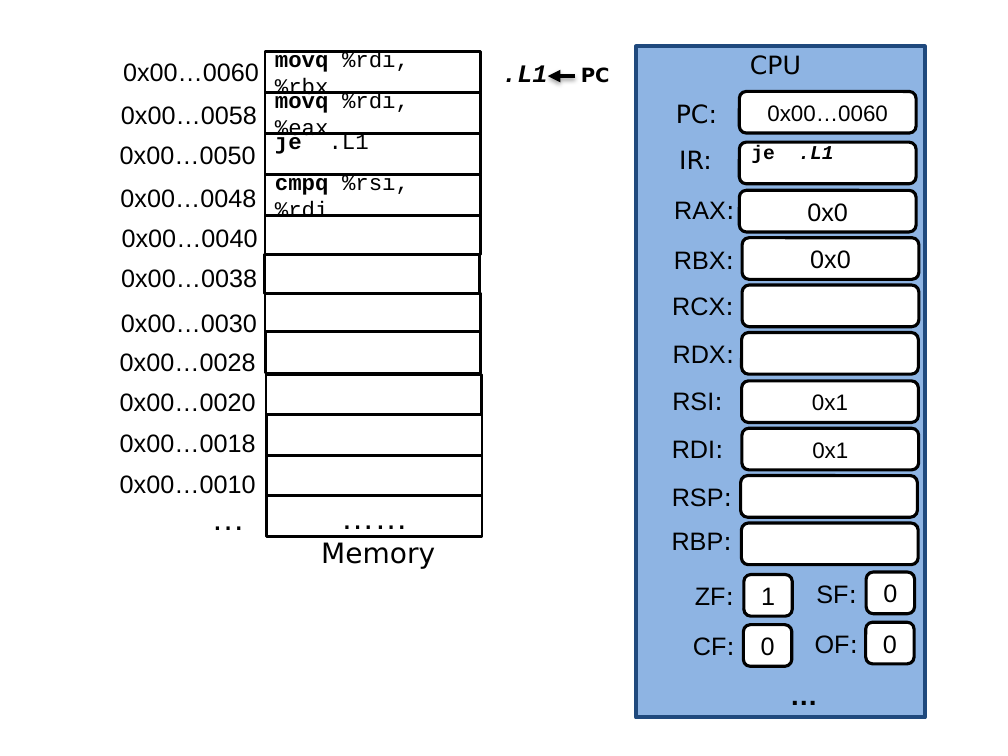
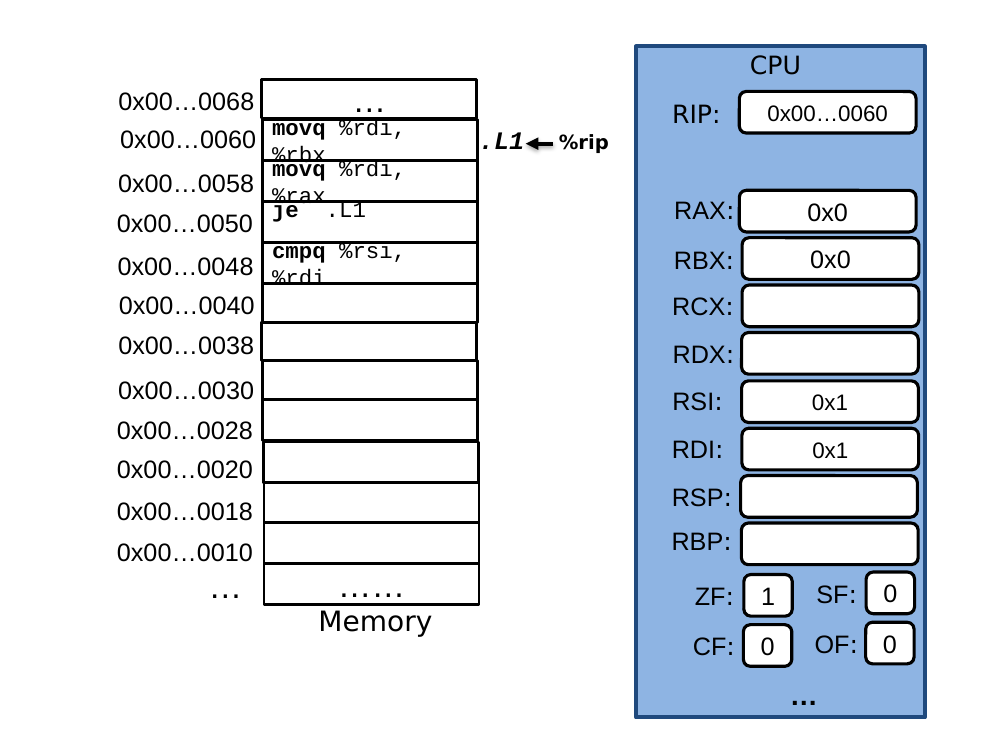
Before and after one commit to NYU-CSO/nyu-cso.github.io, a slide deck: slide 27 of notes/08-Machine_Control.pptx (slide 63 before the commit). Drawn at 1008x756 pixels with LibreOffice and Linux fonts; fonts in the diff are those of the drawing. Boxes give left, top, right and bottom in pixels: in the first picture for what was removed or moved away, otherwise in the second. Text is boxed around its words. In the diff, an @@ line names an element or a change of style, - is before the commit and + after.

```diff
--- a/notes/08-Machine_Control.pptx
+++ b/notes/08-Machine_Control.pptx
@@ rectangle added at (262, 80, 477, 119), fill #FFFFFF, outline #000000 2 pt, 24 pt, text #000000 @@
+…
@@ text added at (118, 92, 254, 111), 18 pt, text #000000 @@
+0x00…0068
@@ text at (672, 104, 721, 123): text changed @@
-PC:
+RIP:
@@ text ".L1": place and size @@
-text ".L1" at (502, 65, 547, 82)
+text ".L1" at (479, 132, 524, 149)
@@ arrow moved from (576, 76) - (547, 76) to (553, 144) - (526, 144) @@
@@ text at (559, 134, 609, 153): text changed @@
-PC
+%rip
@@ rounded rectangle removed at (740, 142, 916, 183) @@
-je .L1
@@ text "0x00…0058": place and size @@
-text "0x00…0058" at (121, 106, 257, 125)
+text "0x00…0058" at (118, 174, 254, 193)
@@ 4 texts, 4 rectangles: place and size @@
-4 texts, 4 rectangles at (120, 93, 482, 542)
+4 texts, 4 rectangles at (117, 160, 479, 610)
@@ text in rectangle at (272, 160, 406, 210): text changed @@
-movq %rdi, %eax
+movq %rdi, %rax
@@ text removed at (679, 150, 712, 169) @@
-IR:
@@ 2 texts, 1 rectangle: place and size @@
-2 texts, 1 rectangle at (121, 63, 479, 333)
+2 texts, 1 rectangle at (118, 130, 477, 400)
@@ rectangle: place and size @@
-rectangle at (265, 332, 480, 373)
+rectangle at (263, 399, 478, 440)
@@ 6 texts, 6 rectangles: place and size @@
-6 texts, 6 rectangles at (120, 51, 482, 569)
+6 texts, 6 rectangles at (117, 119, 479, 637)
```
Also in this commit, not shown: 70 other slides changed, 3 slides added, 34 slides removed, 3 other files.
